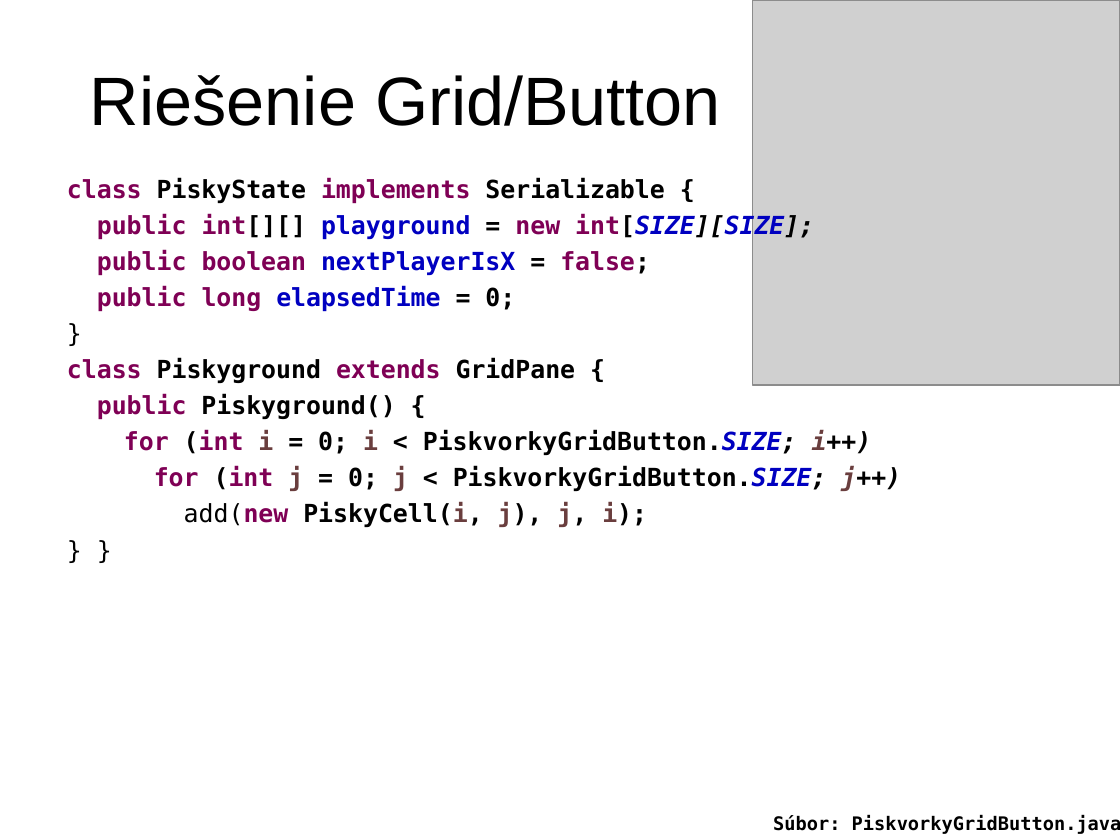
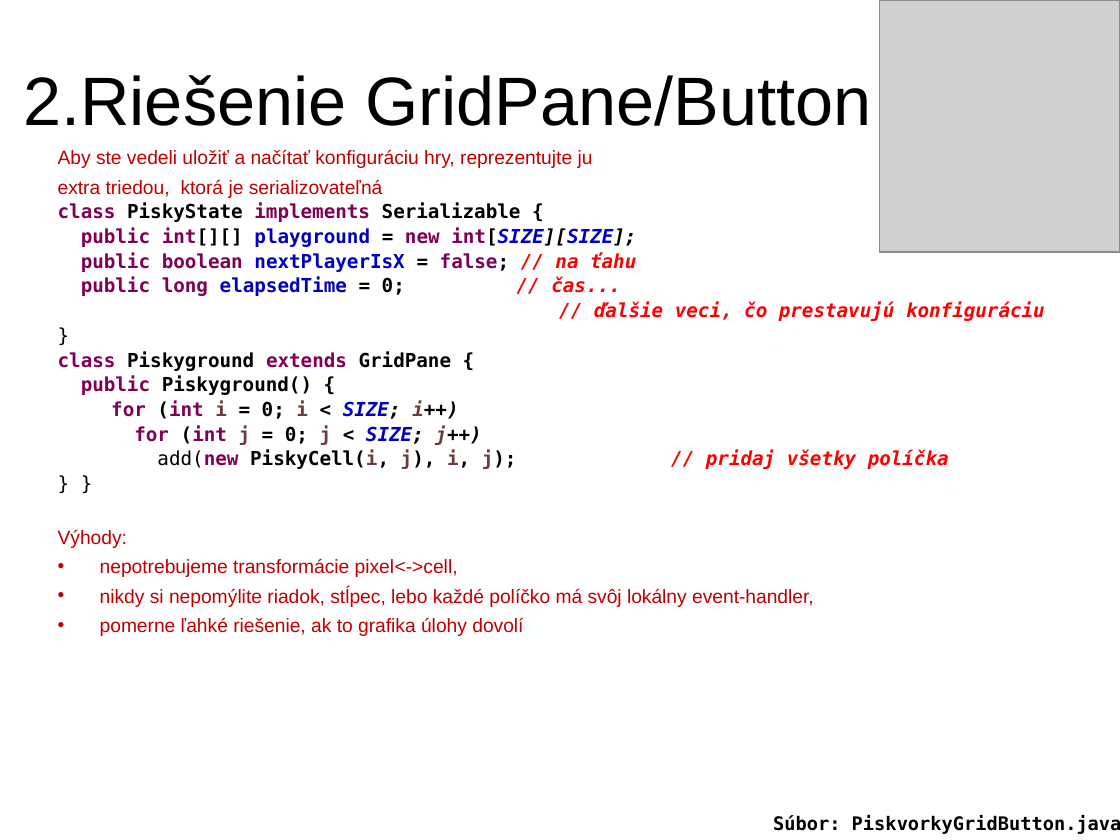
Before and after one commit to Programovanie4/Prednasky, a slide deck: slide 32 of 10/10_java.ppt (slide 24 before the commit). Drawn at 1120x840 pixels with LibreOffice and Linux fonts; fonts in the diff are those of the drawing; grey boxes stand for pictures. Boxes give left, top, right and bottom in pixels: in the first picture for what was removed or moved away, otherwise in the second. Text is boxed around its words. In the diff, an @@ line names an element or a change of style, - is before the commit and + after.

```diff
--- a/10/10_java.ppt
+++ b/10/10_java.ppt
@@ picture: place and size @@
-picture at bbox=[753, 0, 1120, 385]
+picture at bbox=[879, 0, 1120, 252]
@@ title at bbox=[23, 75, 872, 126]: text changed @@
-Riešenie Grid/Button
+2.Riešenie GridPane/Button
@@ text "Aby ste vedeli uložiť a ...": place and size @@
-text "Aby ste vedeli uložiť a ..." at bbox=[67, 177, 901, 527]
+text "Aby ste vedeli uložiť a ..." at bbox=[58, 149, 1045, 636]
@@ text at bbox=[58, 149, 593, 198]: paragraphs added @@
+Aby ste vedeli uložiť a načítať konfiguráciu hry, reprezentujte ju
+extra triedou, ktorá je serializovateľná
@@ text at bbox=[58, 203, 636, 395]: size 16 to 12.4 pt in "class PiskyState implements Serializable {", "public int[][] playground = new int[SIZE][SIZE];", "}", "class Piskyground extends GridPane {" and 2 more places; line spacing 1 to 0.8 @@
@@ text at bbox=[81, 252, 1045, 321]: text changed; size 16 to 12.4 pt; text colour #7F0055 to #FF0000 @@
-public boolean nextPlayerIsX = false;
-public long elapsedTime = 0;
+public boolean nextPlayerIsX = false; // na ťahu
+public long elapsedTime = 0; // čas...
+// ďalšie veci, čo prestavujú konfiguráciu
@@ text at bbox=[111, 401, 949, 469]: text changed; size 16 to 12.4 pt @@
-for (int i = 0; i < PiskvorkyGridButton.SIZE; i++)
-for (int j = 0; j < PiskvorkyGridButton.SIZE; j++)
-add(new PiskyCell(i, j), j, i);
+for (int i = 0; i < SIZE; i++)
+for (int j = 0; j < SIZE; j++)
+add(new PiskyCell(i, j), i, j); // pridaj všetky políčka
@@ text at bbox=[58, 529, 814, 636]: paragraphs added @@
+Výhody:
+• nepotrebujeme transformácie pixel<->cell,
+• nikdy si nepomýlite riadok, stĺpec, lebo každé políčko má svôj lokálny event-handler,
+• pomerne ľahké riešenie, ak to grafika úlohy dovolí
```
Also in this commit, not shown: 11 other slides changed, 10 slides added, 2 slides removed, 1 other file.
